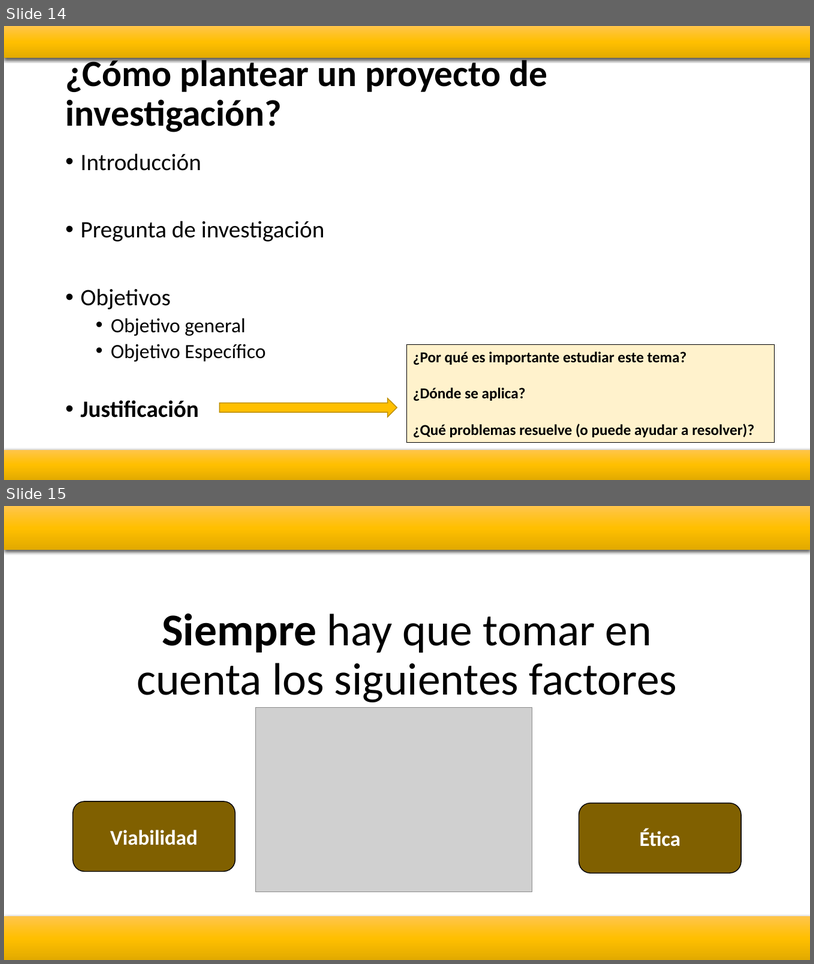
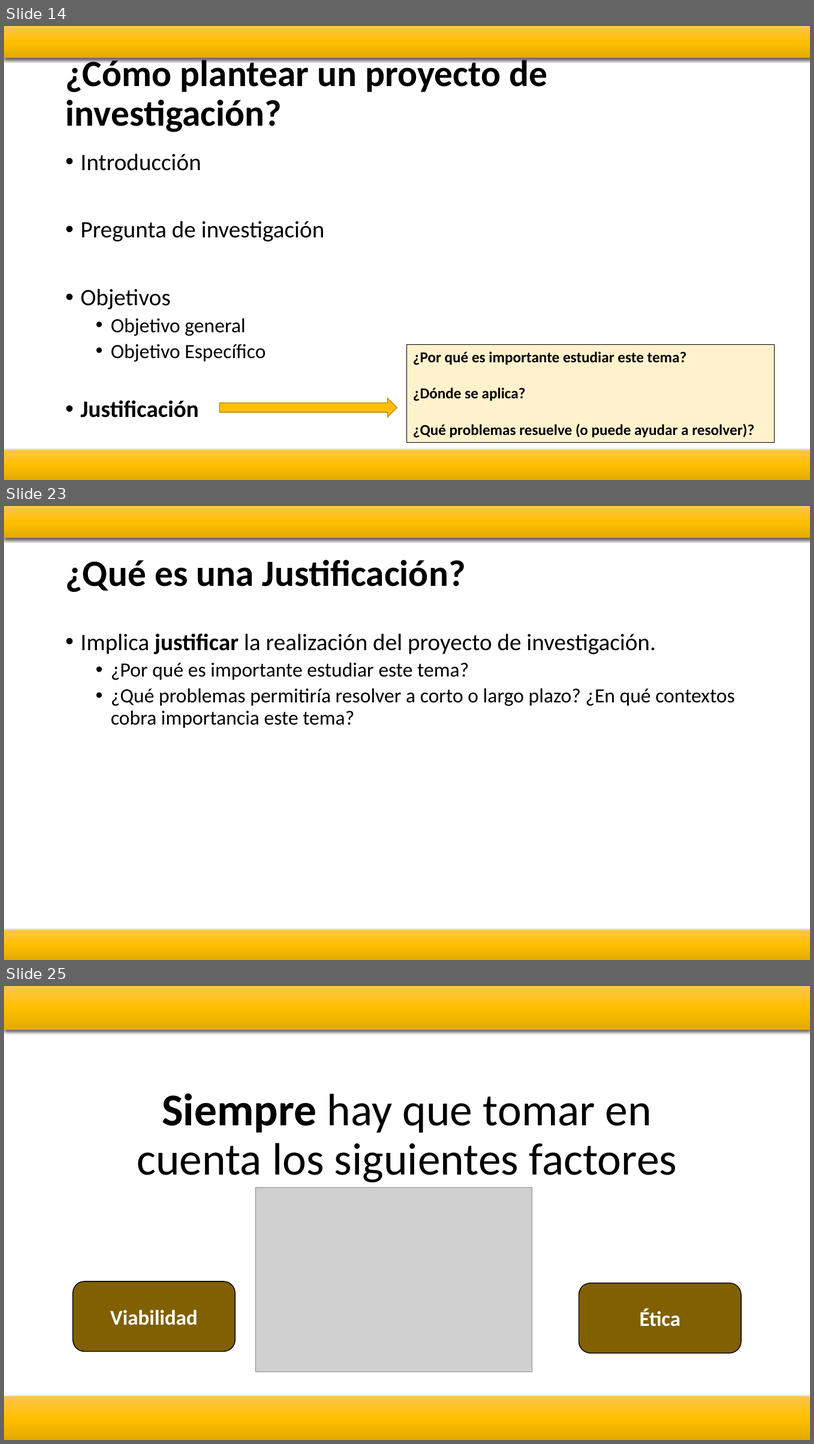
Before and after one commit to Adrifelcha/afchavez-019, a slide deck: JeanPiaget/2019-2020/Presentaciones/2_Un2_VI_Planteamiento.pptx. Shown one above the other, each under a label of ours: slides 14 and 15 before the commit, slides 14, 23 and 25 after it; the slides between them are not shown. The pictures are 814x964 and 814x1444 pixels, drawn with LibreOffice and Linux fonts; fonts in the diff are those of the drawing; grey boxes stand for pictures. Boxes give left, top, right and bottom in pixels: in the first picture for what was removed or moved away, otherwise in the second. Text is boxed around its words. In the diff, an @@ line names an element or a change of style, - is before the commit and + after.

```diff
--- a/JeanPiaget/2019-2020/Presentaciones/2_Un2_VI_Planteamiento.pptx
+++ b/JeanPiaget/2019-2020/Presentaciones/2_Un2_VI_Planteamiento.pptx
@@ slide 23 added at (4, 506, 810, 960), background #FFFFFF @@
@@ rectangle added at (4, 506, 810, 538), fill gradient #FFC64B to #FFC000 to #E3AB00 @@
@@ title added at (65, 559, 466, 592), 44 pt, text #000000, bold @@
+¿Qué es una Justificación?
@@ text added at (81, 633, 735, 728), 24 pt, text #000000 @@
+• Implica justificar la realización del proyecto de investigación.
+  • ¿Por qué es importante estudiar este tema?
+  • ¿Qué problemas permitiría resolver a corto o largo plazo? ¿En qué contextos cobra importancia este tema?
@@ rectangle added at (4, 930, 810, 960), fill gradient #FFC64B to #FFC000 to #E3AB00 @@
@@ what was slide 15 is now slide 25 @@
```
Also in this commit, not shown: 9 other slides added, 5 other files.
